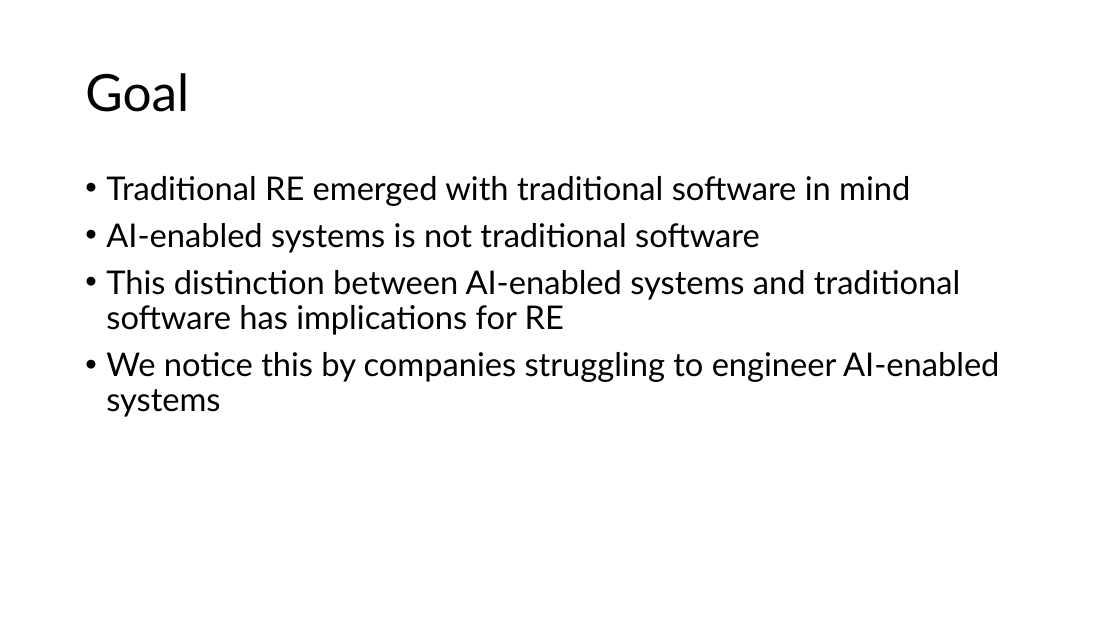
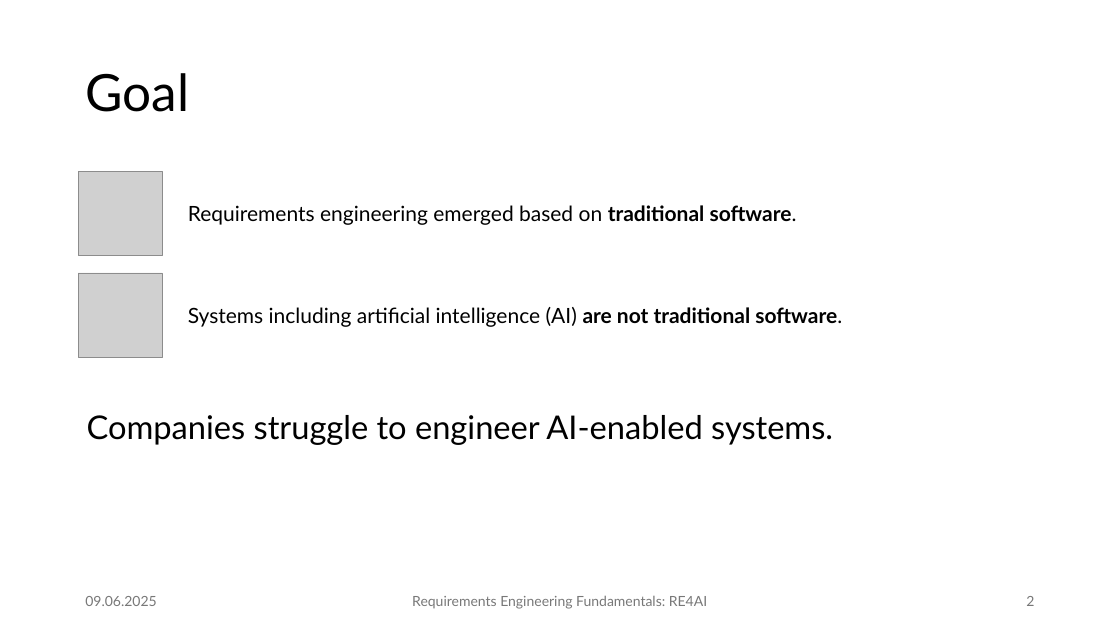
Before and after one commit to JulianFrattini/seminar-refun, a slide deck: slide 2 of slides/re4ai/seminar-refun-re4ai.pptx. Drawn at 1120x630 pixels with LibreOffice and Linux fonts; fonts in the diff are those of the drawing; grey boxes stand for pictures; background and template pictures are left out. Boxes give left, top, right and bottom in pixels: in the first picture for what was removed or moved away, otherwise in the second. Text is boxed around its words. In the diff, an @@ line names an element or a change of style, - is before the commit and + after.

```diff
--- a/slides/re4ai/seminar-refun-re4ai.pptx
+++ b/slides/re4ai/seminar-refun-re4ai.pptx
@@ picture added at (78, 172, 162, 256) @@
@@ text added at (188, 205, 797, 225), 18 pt, text #000000 @@
+Requirements engineering emerged based on traditional software.
@@ picture added at (78, 273, 162, 357) @@
@@ text added at (188, 307, 842, 327), 18 pt, text #000000 @@
+Systems including artificial intelligence (AI) are not traditional software.
@@ text at (87, 415, 833, 445): text changed @@
-• Traditional RE emerged with traditional software in mind
-• AI-enabled systems is not traditional software
-• This distinction between AI-enabled systems and traditional software has implications for RE
-• We notice this by companies struggling to engineer AI-enabled systems
+Companies struggle to engineer AI-enabled systems.
@@ text added at (85, 596, 156, 606), 12 pt, text #797979 @@
+09.06.2025
@@ text added at (412, 596, 707, 609), 12 pt, text #797979 @@
+Requirements Engineering Fundamentals: RE4AI
@@ page number added at (1026, 596, 1034, 606), 12 pt, text #797979 @@
+2
```
Also in this commit, not shown: 2 other slides changed, 7 slides added, 4 slides removed, 1 other file.
